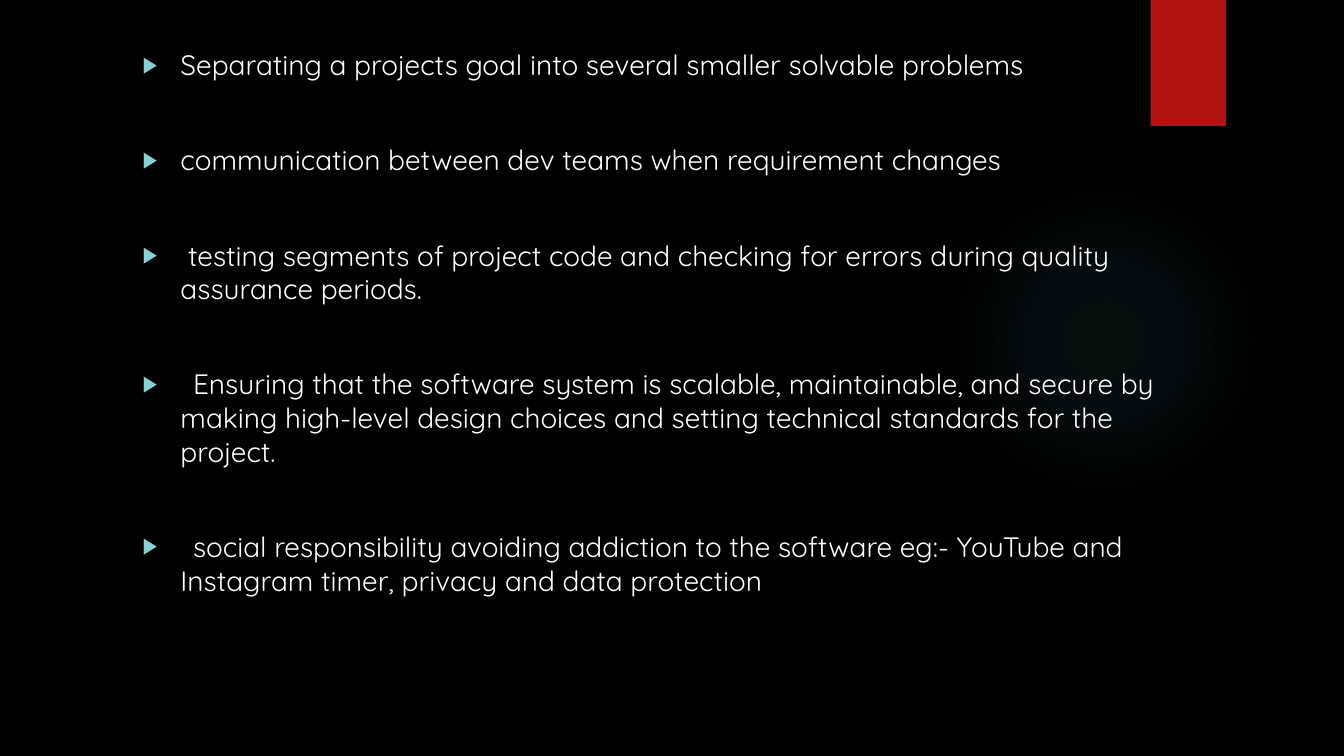
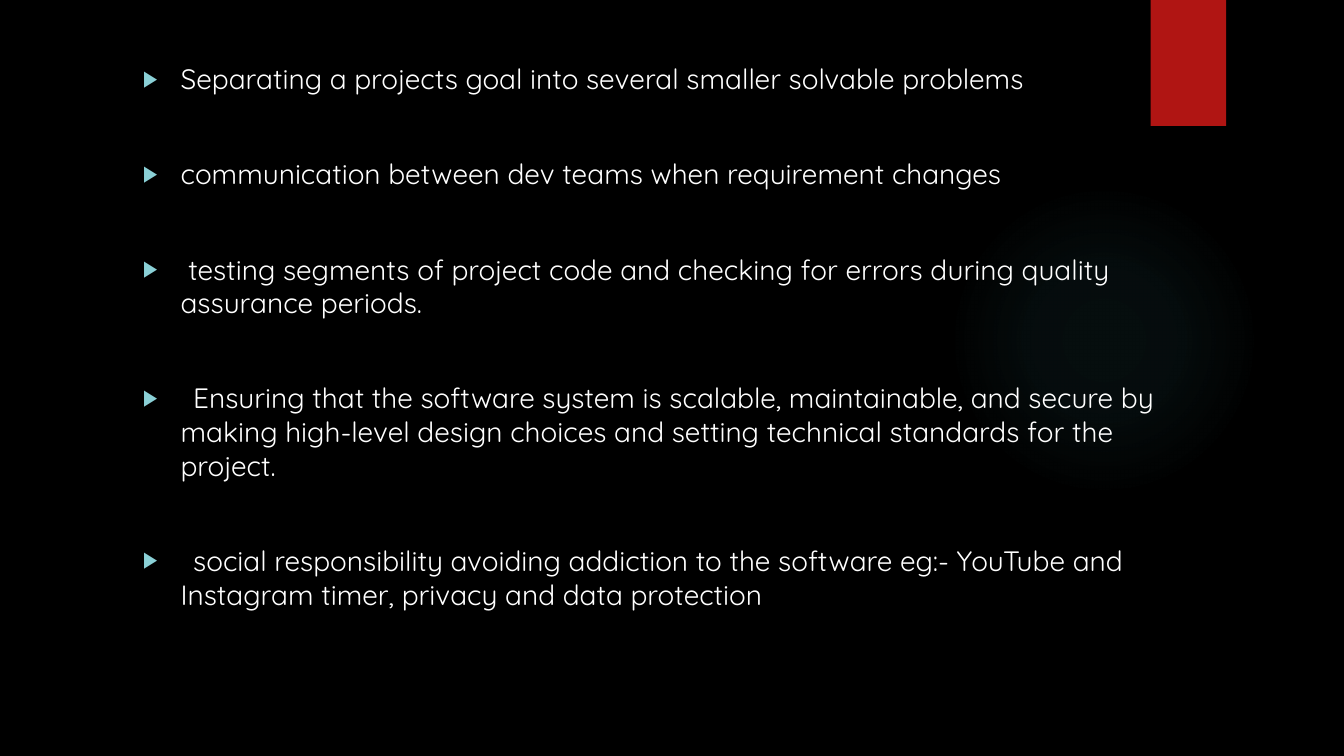
Before and after one commit to piragenthtech/technical-college, a slide deck: slide 3 of Nirmalan sir/software architect.pptx. Drawn at 1344x756 pixels with LibreOffice and Linux fonts; fonts in the diff are those of the drawing; background and template pictures are left out. Boxes give left, top, right and bottom in pixels: in the first picture for what was removed or moved away, otherwise in the second. Text is boxed around its words. In the diff, an @@ line names an element or a change of style, - is before the commit and + after.

```diff
--- a/Nirmalan sir/software architect.pptx
+++ b/Nirmalan sir/software architect.pptx
@@ text "Separating a projects goal into ...": place and size @@
-text "Separating a projects goal into ..." at [180, 54, 1154, 597]
+text "Separating a projects goal into ..." at [181, 68, 1154, 611]
```
Also in this commit, not shown: 2 other slides changed, 2 slides added.
